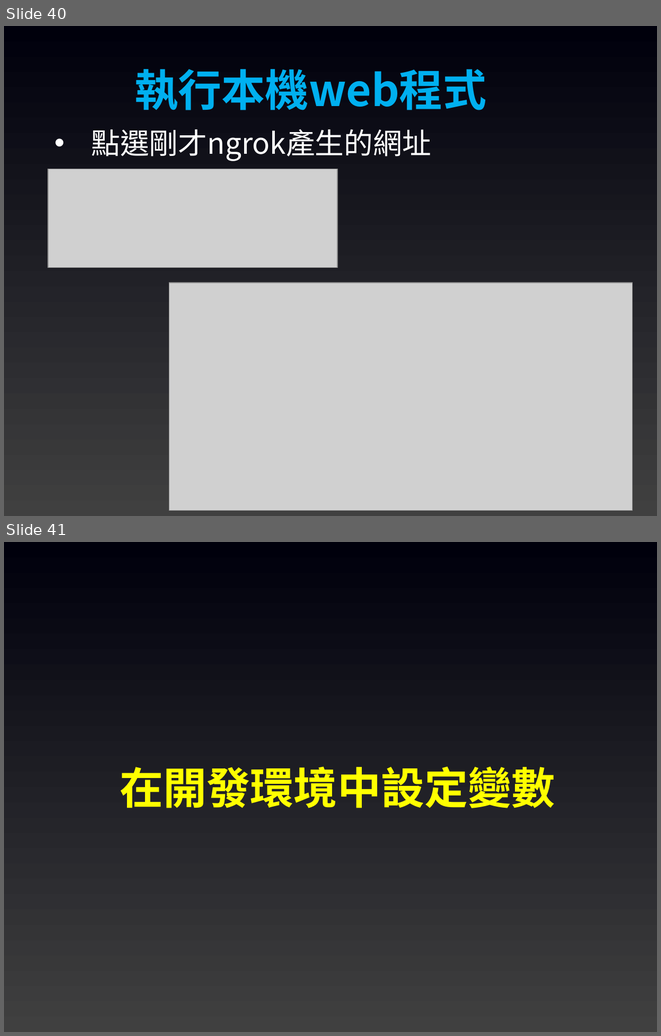
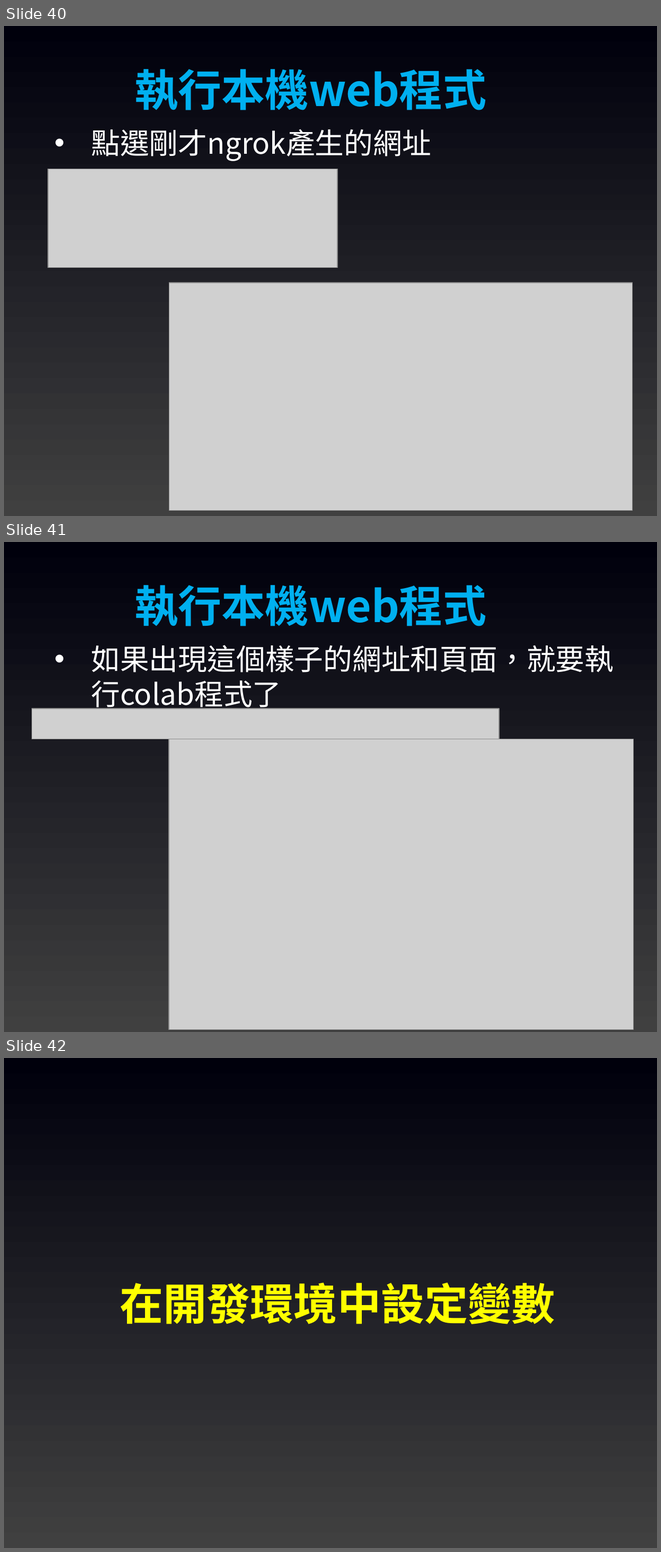
Before and after one commit to joshhu/sculinebot20242nd, a slide deck: Slides/04. Ngrok說明.pptx. Shown one above the other, each under a label of ours: slides 40 and 41 before the commit, slides 40, 41 and 42 after it. The pictures are 661x1036 and 661x1552 pixels, drawn with LibreOffice and Linux fonts; fonts in the diff are those of the drawing; grey boxes stand for pictures. Boxes give left, top, right and bottom in pixels: in the first picture for what was removed or moved away, otherwise in the second. Text is boxed around its words. In the diff, an @@ line names an element or a change of style, - is before the commit and + after.

```diff
--- a/Slides/04. Ngrok說明.pptx
+++ b/Slides/04. Ngrok說明.pptx
@@ slide 41 added at (x1=4, y1=542, x2=657, y2=1032), background gradient #404040 to #00000C @@
@@ text added at (x1=135, y1=585, x2=487, y2=626), 48 pt, text #00B0F0, bold @@
+執行本機web程式
@@ text added at (x1=91, y1=645, x2=614, y2=712), 32 pt, text #FFFFFF @@
+• 如果出現這個樣子的網址和頁面，就要執行colab程式了
@@ picture added at (x1=32, y1=708, x2=500, y2=739) @@
@@ picture added at (x1=168, y1=739, x2=634, y2=1030) @@
@@ what was slide 41 is now slide 42 @@
```
Also in this commit, not shown: 1 other file.
